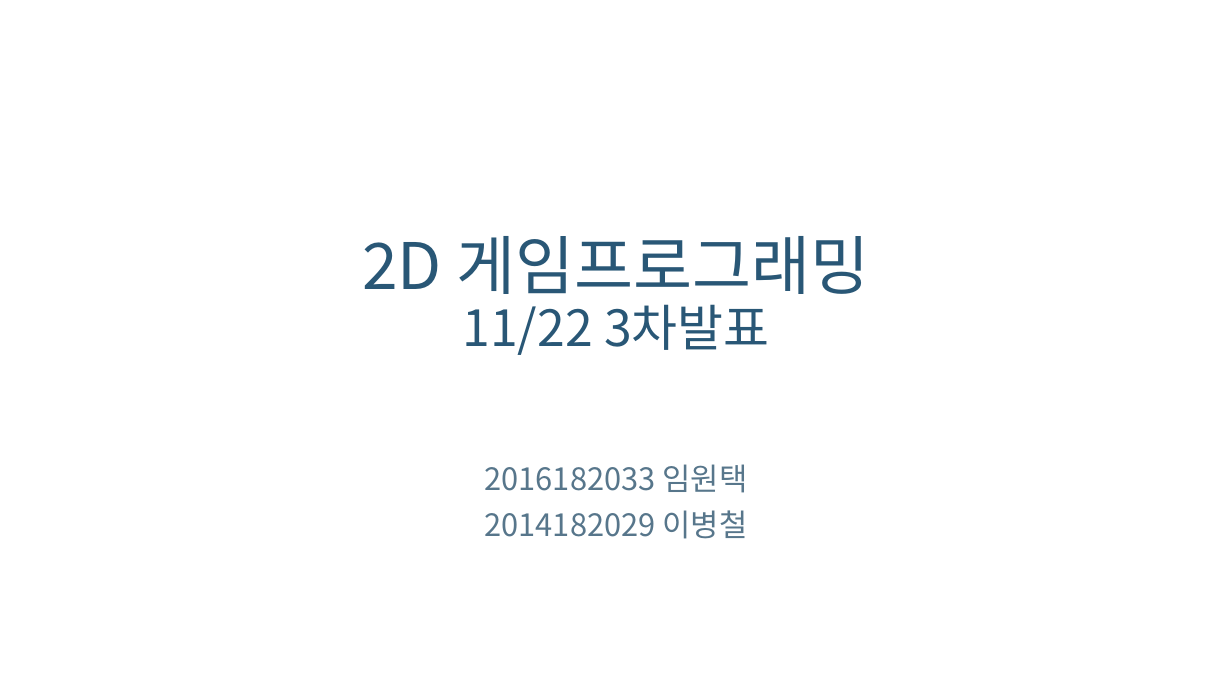
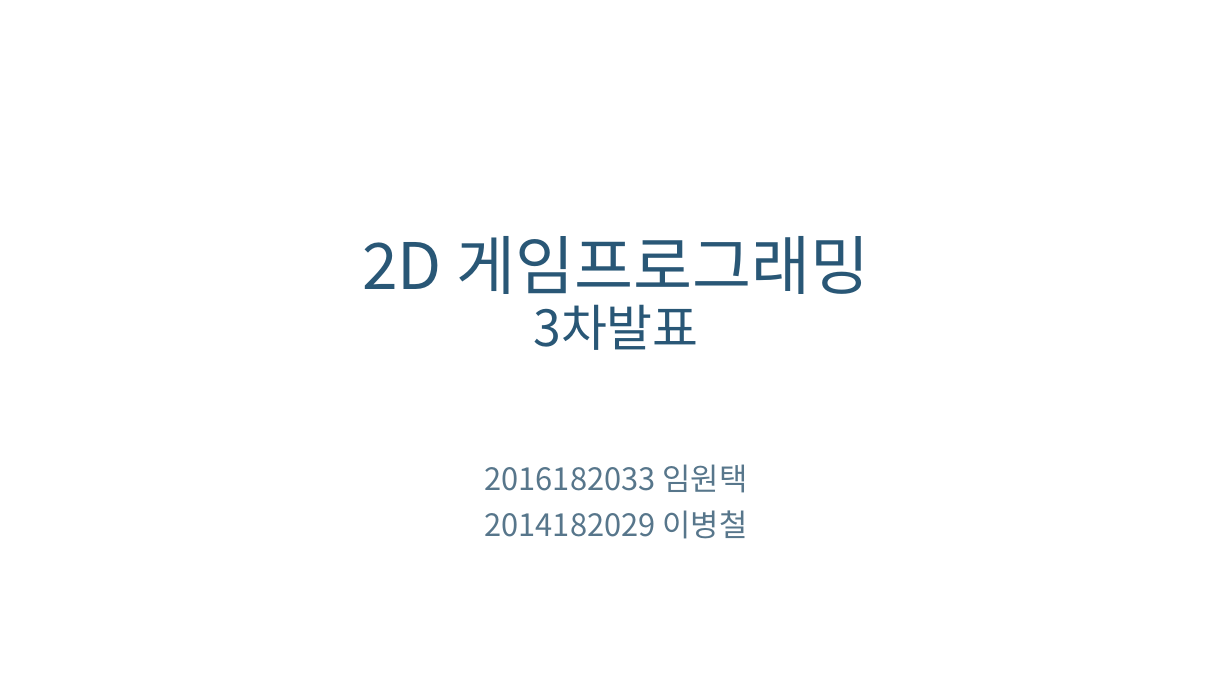
Before and after one commit to leebyeongcheol/2D_TeamProject, a slide deck: slide 1 of TP/자료공유/2D 3차발표 ppt.pptx. Drawn at 1232x693 pixels with LibreOffice and Linux fonts; fonts in the diff are those of the drawing; background and template pictures are left out. Boxes give left, top, right and bottom in pixels: in the first picture for what was removed or moved away, otherwise in the second. Text is boxed around its words. In the diff, an @@ line names an element or a change of style, - is before the commit and + after.

Commit message:
1124

```diff
--- a/TP/자료공유/2D 3차발표 ppt.pptx
+++ b/TP/자료공유/2D 3차발표 ppt.pptx
@@ title at bbox=[362, 236, 869, 350]: text changed @@
-2D 게임프로그래밍
-11/22 3차발표
+2D 게임프로그래밍
+3차발표
```
